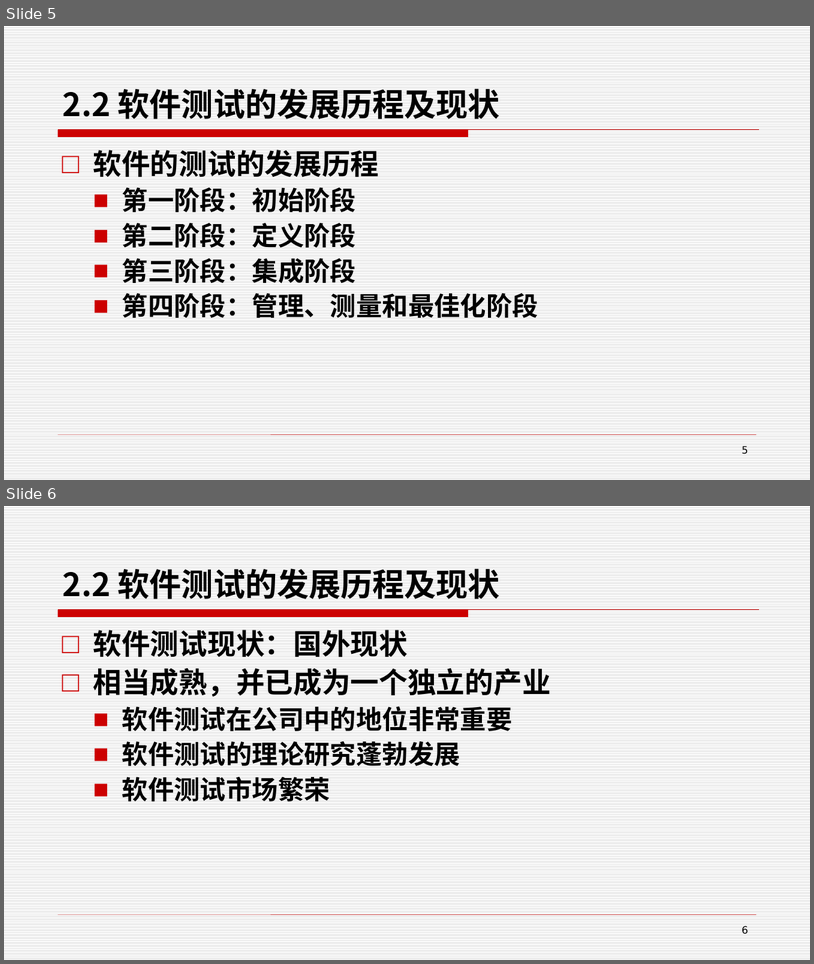
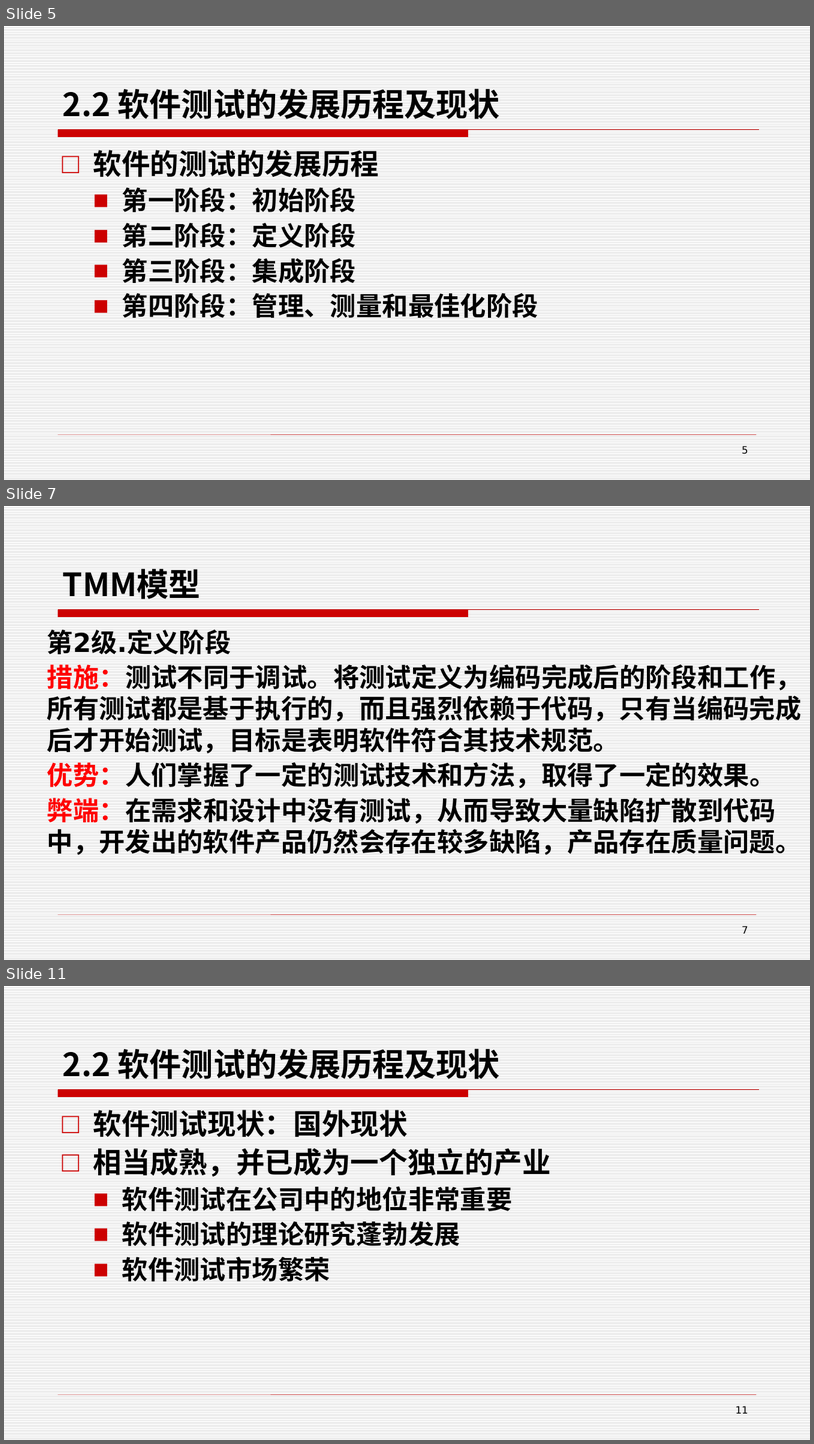
Before and after one commit to edu2act/course-foundation-software-tesing, a slide deck: PPT/第一部分 软件测试概述/2 软件测试背景.pptx. Shown one above the other, each under a label of ours: slides 5 and 6 before the commit, slides 5, 7 and 11 after it; the slides between them are not shown. The pictures are 814x964 and 814x1444 pixels, drawn with LibreOffice and Linux fonts; fonts in the diff are those of the drawing. Boxes give left, top, right and bottom in pixels: in the first picture for what was removed or moved away, otherwise in the second. Text is boxed around its words. In the diff, an @@ line names an element or a change of style, - is before the commit and + after.

Commit message:
黑盒测试总结

```diff
--- a/PPT/第一部分 软件测试概述/2 软件测试背景.pptx
+++ b/PPT/第一部分 软件测试概述/2 软件测试背景.pptx
@@ slide 7 added at bbox=[4, 506, 810, 960], background pattern #DDDDDD on #FFFFFF; not listed: 2 template elements that a slide beside it also shows @@
@@ title added at bbox=[63, 569, 201, 599], 28.5 pt, text #000000, bold @@
+TMM模型
@@ text added at bbox=[47, 630, 802, 855], 23.2 pt, text #000000, bold @@
+第2级.定义阶段
+措施：测试不同于调试。将测试定义为编码完成后的阶段和工作，所有测试都是基于执行的，而且强烈依赖于代码，只有当编码完成后才开始测试，目标是表明软件符合其技术规范。
+优势：人们掌握了一定的测试技术和方法，取得了一定的效果。
+弊端：在需求和设计中没有测试，从而导致大量缺陷扩散到代码中，开发出的软件产品仍然会存在较多缺陷，产品存在质量问题。
@@ page number added at bbox=[742, 926, 749, 933], 9 pt, text #000000 @@
+7
@@ what was slide 6 is now slide 11 @@
@@ page number at bbox=[736, 1406, 749, 1413]: text changed @@
-6
+11
```
Also in this commit, not shown: 3 slides changed, 4 other slides added, 7 other files.
